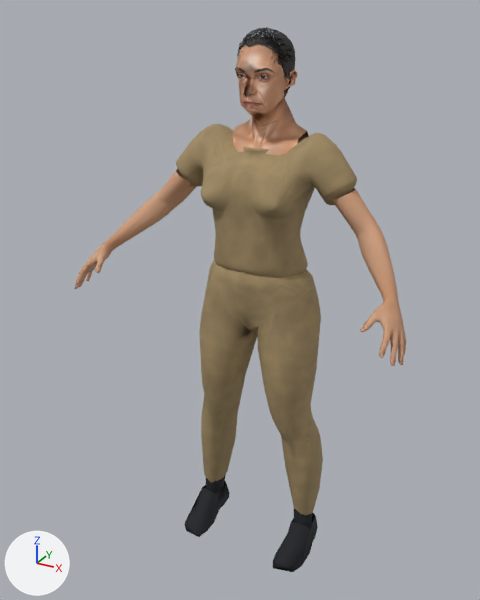
The glTF model assets/people/mid/security-mid.glb as it was, and as the next commit left it.
Before and after are seen from a camera (50 mm lens) standing at (0.823, -1.651, 1.643) and looking at (-0.034, -0.092, 0.863). The lights are fixed; the arrows at lower left show +X, +Y and +Z. The older version comes first. Vertices at exactly the same position are counted once.

The first picture shows 'FaceMesh', 'security'.
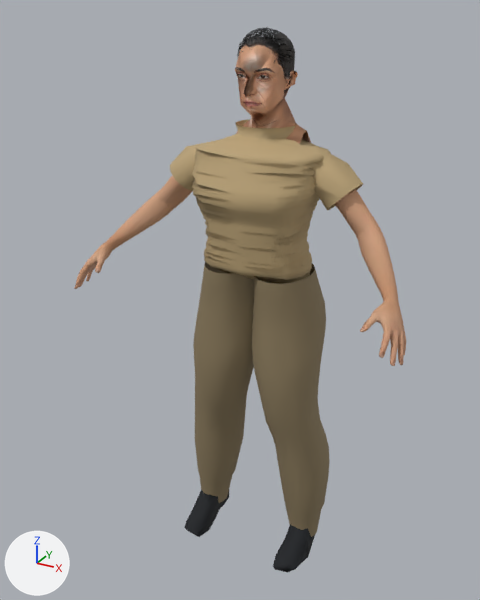
The change, as a list of edits to the scene's bpy script:
```text
Add mat_uniform_shirt:
    mat_uniform_shirt = principled_material('Uniform shirt')
    mat_uniform_shirt.base_color = (0.5, 0.37, 0.19)  # beige #bca479
    mat_uniform_shirt.roughness = 0.85
Change me_model_012:
    used by ob_facemesh; location = (0.0, 0.0, 0.0)
    remove me_model_012.from_pydata(...)  # 7889 vertices, 8327 faces; spans x -0.106..0.108, y -0.125..0.076, z 1.266..1.598
    add me_model_012.from_pydata(...)  # 7883 vertices, 8316 faces; spans x -0.106..0.108, y -0.125..0.068, z 1.266..1.598
    me_model_012 part 1: 31 vertices moved from x -0.093..0.104, y -0.113..0.059, z 1.302..1.591 to x -0.093..0.106, y -0.113..0.059, z 1.302..1.593; 23 vertices removed from x -0.106..0.106, y -0.11..0.076, z 1.266..1.581; 17 vertices added at x -0.106..0.055, y -0.098..0.061, z 1.266..1.592
Change me_security_005:
    used by ob_security; location = (0.0, 0.0, 0.0)
    remove me_security_005.from_pydata(...)  # 3241 vertices, 5695 faces; spans x -0.496..0.496, y -0.314..0.094, z 0.003..1.346
    add me_security_005.from_pydata(...)  # 1758 vertices, 3200 faces; spans x -0.496..0.496, y -0.314..0.033, z 0.001..1.213
    me_security_005 part 2: the loose piece of 892 vertices spanning x -0.27..0.27, y -0.169..0.064, z 0.953..1.346 is deleted
    me_security_005 part 3: the loose piece of 593 vertices spanning x -0.218..0.218, y -0.145..0.094, z 0.114..0.975 is deleted
    me_security_005 part 4: 63 vertices moved from x 0.27..0.489, y -0.305..-0.006, z 0.884..1.141 to x 0.267..0.488, y -0.308..-0.004, z 0.882..1.144; 431 vertices removed from x 0.222..0.496, y -0.313..0.005, z 0.874..1.181; 416 vertices added at x 0.234..0.496, y -0.312..0.008, z 0.874..1.213
    me_security_005 part 5: 3 vertices moved from x 0.127..0.166, y -0.17..0.026, z 0.003..0.05 to x 0.127..0.166, y -0.169..0.032, z 0.001..0.046; 26 vertices removed from x 0.129..0.221, y -0.195..0.029, z 0.005..0.177; 24 vertices added at x 0.137..0.223, y -0.196..0.023, z 0.006..0.183
    me_security_005 part 6: 3 vertices moved from x -0.192..-0.127, y -0.19..0.031, z 0.007..0.047 to x -0.204..-0.133, y -0.18..0.033, z 0.007..0.033; 19 vertices removed from x -0.216..-0.129, y -0.194..0.019, z 0.005..0.178; 21 vertices added at x -0.219..-0.127, y -0.197..0.026, z 0.001..0.183
    other edits to the shape of me_security_005 do not show in these pictures
    remove me_security_005.materials.append(mat_uniform_trousers)  # picture img_gen_1149fro
Add me_uniform_006:
    me_uniform_006.from_pydata(...)  # 1450 vertices, 2500 faces; spans x -0.288..0.288, y -0.193..0.103, z 0.05..1.358
    # faces by material slot: [1500, 1000]
    me_uniform_006.materials.append(mat_uniform_shirt)  # beige #bca479
    me_uniform_006.materials.append(mat_uniform_trousers)  # brown #8b7c5d
Add ob_uniform:
    ob_uniform = bpy.data.objects.new('Uniform', me_uniform_006)
    ob_uniform.location = (0.0, 0.0, 0.0)
```

Boxes [x1, y1, x2, y2] around the edits, measured in the pictures (480 x 600 px; the box of a moved part takes in the faces that stretch with it):
'security', reshaped (11% shorter): before [74, 124, 406, 572]; after [74, 175, 406, 573]
'Uniform', added: after [170, 119, 363, 537]
    faces in mat_uniform_trousers (brown #8b7c5d): [193, 262, 330, 537]
    faces in mat_uniform_shirt (beige #bca479): [170, 119, 363, 284]
'FaceMesh', reshaped: before [232, 27, 309, 155]; after [235, 27, 311, 144]
part 1 of me_model_012, moved or reshaped: before [232, 32, 302, 152]; after [236, 29, 295, 134]
part 2 of me_security_005, deleted (brown): before [176, 124, 357, 278]
part 3 of me_security_005, deleted (brown): before [200, 260, 323, 516]
part 4 of me_security_005, moved or reshaped: before [333, 188, 406, 366]; after [335, 189, 406, 366]
part 5 of me_security_005, moved or reshaped: before [273, 509, 318, 572]; after [273, 524, 315, 573]
part 6 of me_security_005, moved or reshaped: before [184, 474, 230, 537]; after [184, 490, 229, 537]
